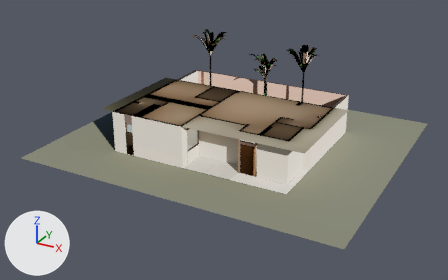
What one commit did to the glTF model models/d2.glb.
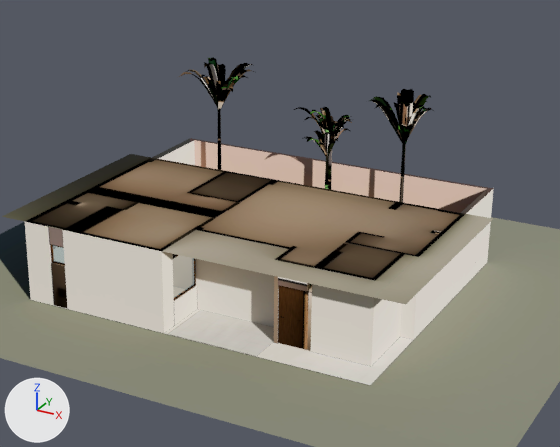
Old and new are each drawn whole from a 50 mm lens placed at (25.7, -42.0, 18.2), pointed at (6.3, -6.7, 0.5) and again close up on the part from 22% to 85% of the width and 0% to 81% of the height. Arrows for +X, +Y and +Z are at lower left; the lights stay in place. The first two pictures are the older version. Where no turn or scale is listed for an object, it has been applied to the vertices. Vertices at exactly the same position are counted once.

The scene before the commit, as lines of its bpy script (objects in view):
```python
me_d2_carp = bpy.data.meshes.new('D2_carp')
me_d2_carp.from_pydata(...)  # 8144 vertices, 15896 faces; spans x -6.33..6.33, y -3.95..3.95, z -1.46..1.46
me_d2_carp.materials.append(mat_d2_carp)
me_d2_glass = bpy.data.meshes.new('D2_glass')
me_d2_glass.from_pydata(...)  # 64 vertices, 96 faces; spans x -5.95..5.95, y -3.92..3.92, z -1.34..1.34
me_d2_glass.materials.append(mat_d2_vidrio)
me_d2_muebles = bpy.data.meshes.new('D2_muebles')
me_d2_muebles.from_pydata(...)  # 24112 vertices, 43815 faces; spans x -6.41..6.41, y -5.8..5.8, z -3.37..3.37
me_d2_muebles.materials.append(mat_d2_muebles)
me_d2_muros = bpy.data.meshes.new('D2_muros')
me_d2_muros.from_pydata(...)  # 304 vertices, 302 faces; spans x -7.5..7.5, y -5.5..5.5, z -1.5..1.5
me_d2_muros.materials.append(mat_d2_muros)
ob_d2_carp = bpy.data.objects.new('D2_carp', me_d2_carp)
ob_d2_carp.location = (6.53, -6.99, 1.46)
ob_d2_muebles = bpy.data.objects.new('D2_muebles', me_d2_muebles)
ob_d2_muebles.location = (6.61, -5.07, 3.37)
ob_d2_muros = bpy.data.objects.new('D2_muros', me_d2_muros)
ob_d2_muros.location = (6.5, -5.51, 1.48)
ob_d2_vidrio = bpy.data.objects.new('D2_vidrio', me_d2_glass)
ob_d2_vidrio.location = (6.15, -6.99, 1.37)
# also in view: 'D2_piso' at (6.5, -5.1, 0.0)
```
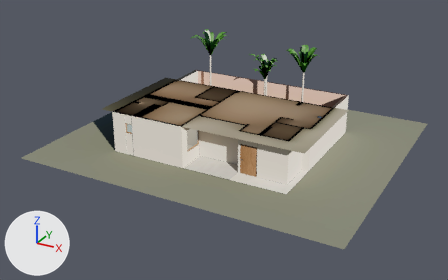
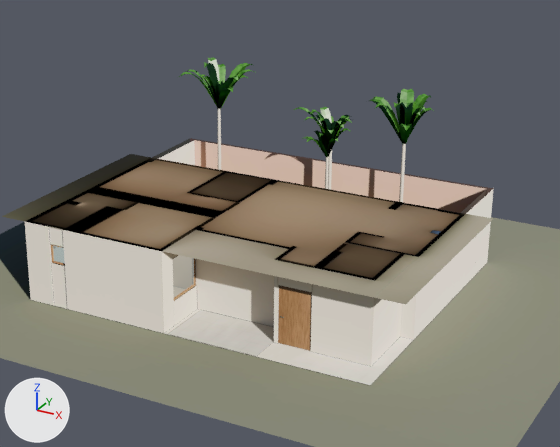
Boxes [x1, y1, x2, y2] around the edits, measured in the close-ups (560 x 447 px; the box of a moved part takes in the faces that stretch with it):
'D2_carp', reshaped, surface changed (mostly hidden)
    both: [51, 244, 312, 350]
part 1 of me_d2_carp, moved or reshaped
    before: [278, 285, 309, 350]
    after: [278, 285, 312, 350]
part 2 of me_d2_carp, surface changed
    both: [51, 244, 309, 350]
part 3 of me_d2_muebles, surface changed
    both: [179, 57, 440, 318]
part 4 of me_d2_muros, surface changed
    both: [49, 227, 310, 343]

The edits, one by one:
me_d2_carp has 8144 vertices, 15896 faces and spans x -6.33..6.33, y -3.95..3.95, z -1.46..1.46.
me_d2_carp is used by ob_d2_carp; location (6.53, -6.99, 1.46).
me_d2_carp part 1: all 48 vertices in x 3.72..3.73, y -2.83..-2.79, z -1.45..0.62 are moved by (0.15, 0.0, 0.0).
me_d2_carp part 2: texture (UV) coordinates of 15894 of 15896 faces, centred in x -6.33..6.33, y -3.95..3.95, z -1.46..1.46, changed; they spanned u 0.0..1.0, v 0.0..1.0 and now span u 0.0..1.0, v 0.0..1.0.
me_d2_muebles has 24112 vertices, 43815 faces and spans x -6.41..6.41, y -5.8..5.8, z -3.37..3.37.
me_d2_muebles is used by ob_d2_muebles; location (6.61, -5.07, 3.37).
me_d2_muebles part 3: texture (UV) coordinates of 43518 of 43815 faces, centred in x -6.41..6.37, y -5.8..5.69, z -3.37..3.34, changed; they spanned u 0.0..1.0, v 0.0..1.0 and now span u 0.0..1.0, v 0.0..1.0.
me_d2_muros has 304 vertices, 302 faces and spans x -7.5..7.5, y -5.5..5.5, z -1.5..1.5.
me_d2_muros is used by ob_d2_muros; location (6.5, -5.51, 1.48).
me_d2_muros part 4: texture (UV) coordinates of 116 of 302 faces, centred in x -6.3..5.6, y -5.5..2.5, z -1.2..1.3, changed; they spanned u 0.0..1.0, v 0.0..0.98 and now span u 0.0..1.0, v 0.0..0.99.
